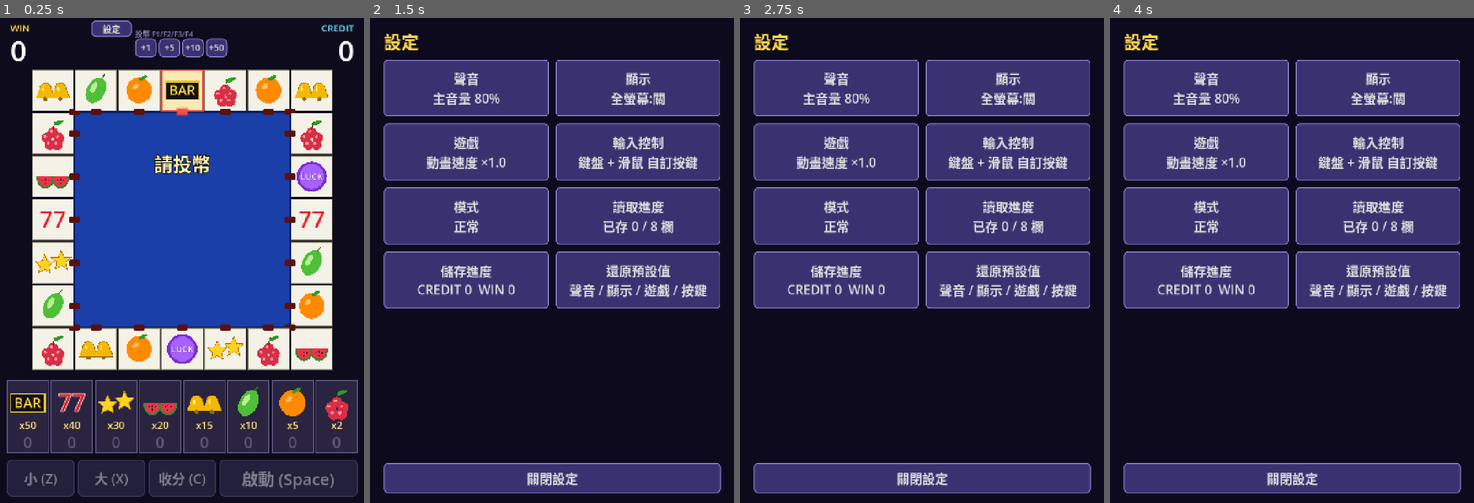
Above: before the commit, frames 1-4 (left to right).
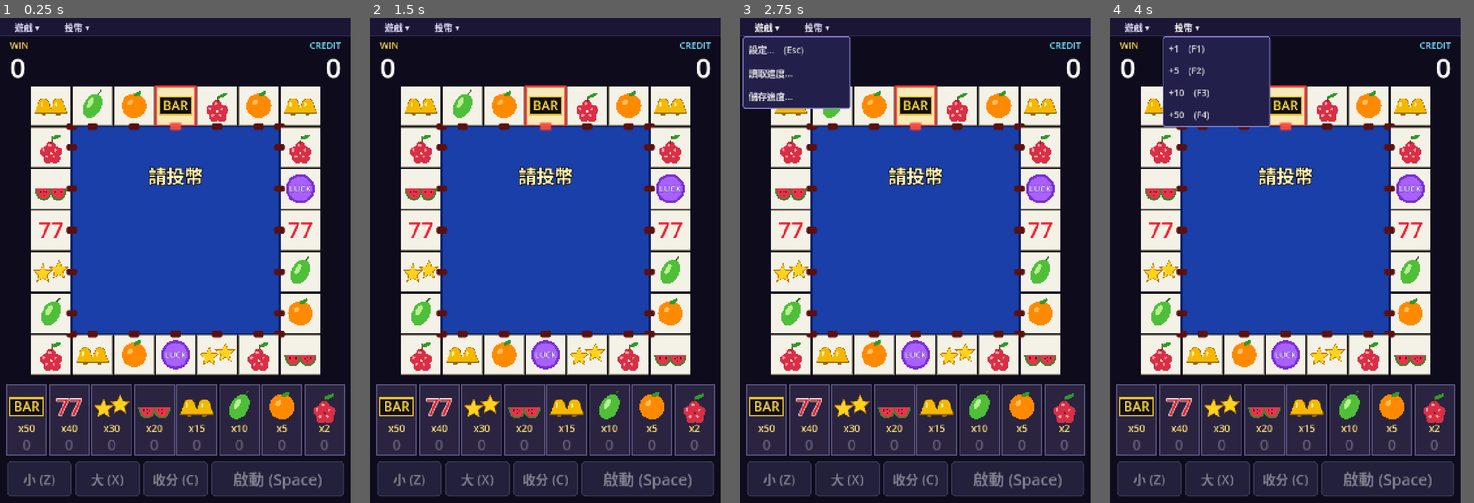
Above: after the commit, the same moments.

Repository: frank88888/leopard
Game: Godot game, scene res://scenes/main.tscn
The game is run twice, just before and just after one commit, with the same random seed, the same clock (stepped at 60 frames per second) and the same inputs.
Inputs (mouse positions are in pixels of both pictures, inside the frame that each line leads up to):
- Up to frame 1 (0.25 s): no input
- Up to frame 2 (1.5 s): click (482, 27) at 0.5 s, where only the run before the commit has a clickable "設定"; click (515, 47) at 1.25 s, where only the run before the commit has a clickable "+1"
- Up to frame 3 (2.75 s): click (769, 27) at 2 s, where only the run after the commit has a clickable "遊戲 ▾"
- Up to frame 4 (4 s): click (1277, 47) at 2.75 s, where only the run before the commit has a clickable "+5"; click (1190, 27) at 3.5 s, where only the run after the commit has a clickable "投幣 ▾"
In our replay, the window is 600x800 before the commit and 578x800 after it. These sizes can differ from the game's own. Grey fills any space a smaller window leaves; there, only what the larger window draws over its background counts as a difference.

The runs differ from the first frame. In frame 1, 33% of the frame differs, in the area x 0-99%, y 0-99%; in frame 2, 77%; in frame 3, 79%, in the area x 0-97%, y 1-99%; in frame 4, 79%.

Commit message:
Replace top-row buttons with an app-style menu bar
Add TopMenuBar (56px strip above the game area) with 遊戲 / 投幣 / Debug
dropdowns, replacing the settings, coin and Debug buttons. Menu items are
rebuilt on each open so key hints stay current. The Debug menu only shows
in DEBUG mode. SettingsMenu.open() can jump straight to the load/save page.

Viewport grows to 1080x1496 (window 540x748); screenshot script and docs
updated accordingly.

Co-Authored-By: Claude Opus 5.5 <noreply@anthropic.com>

Diff:
--- a/leopard/project.godot
+++ b/leopard/project.godot
@@ -8,9 +8,9 @@
 
 [display]
 window/size/viewport_width=1080
-window/size/viewport_height=1440
+window/size/viewport_height=1496
 window/size/window_width_override=540
-window/size/window_height_override=720
+window/size/window_height_override=748
 window/stretch/mode="canvas_items"
 window/stretch/aspect="keep"
 
--- a/leopard/scripts/ui/main.gd
+++ b/leopard/scripts/ui/main.gd
@@ -22,9 +22,8 @@
 var settings: SettingsMenu
 var debug_win: DebugWindow
 var prefs: UserPrefs
-var btn_settings: Button
-var btn_debug: Button
-var coin_caption: Label
+var menu_bar: TopMenuBar
+var debug_menu := -1
 var anim_rng := RandomNumberGenerator.new()
 
 var busy := false  ## 動畫進行中,鎖住操作
@@ -78,21 +77,6 @@
 	win_label = _number_label(Vector2(30, 36), 380, HORIZONTAL_ALIGNMENT_LEFT)
 	_caption("CREDIT", Vector2(700, 8), 28, Color("6fe0ff"), 350, HORIZONTAL_ALIGNMENT_RIGHT)
 	credit_label = _number_label(Vector2(700, 36), 350, HORIZONTAL_ALIGNMENT_RIGHT)
-	var coin_vals := [1, 5, 10, 50]
-	for k in 4:
-		var b := _button("+%d" % coin_vals[k], Rect2(400 + k * 70, 60, 64, 56), 26)
-		var v: int = coin_vals[k]
-		b.pressed.connect(func(): _insert_coin(v))
-		b.focus_mode = Control.FOCUS_NONE
-	coin_caption = _caption("投幣", Vector2(400, 30), 22, Color("8880b0"), 280)
-	btn_settings = _button("設定", Rect2(270, 6, 120, 50), 26)
-	btn_settings.focus_mode = Control.FOCUS_NONE
-	btn_settings.pressed.connect(func(): settings.open())
-	btn_debug = _button("Debug", Rect2(150, 6, 110, 50), 24)
-	btn_debug.focus_mode = Control.FOCUS_NONE
-	btn_debug.visible = false
-	btn_debug.pressed.connect(func(): debug_win.visible = not debug_win.visible)
-
 	# 跑燈環
 	ring_view = RingView.new()
 	ring_view.position = Vector2(92, 150)
@@ -139,6 +123,12 @@
 	btn_collect.pressed.connect(_on_collect)
 	btn_start.pressed.connect(_on_start)
 
+	# 選單列佔最上方一條,其餘畫面整體下移
+	for c in get_children():
+		if c != bg and c is Control:
+			c.position.y += TopMenuBar.H
+	_build_menu_bar()
+
 	settings = SettingsMenu.new()
 	settings.visible = false
 	settings.setup(self)
@@ -151,6 +141,30 @@
 	backoffice.visible = false
 	backoffice.setup(self)
 	add_child(backoffice)
+
+
+func _build_menu_bar() -> void:
+	menu_bar = TopMenuBar.new()
+	menu_bar.setup(1080.0, 1440.0 + TopMenuBar.H)
+	add_child(menu_bar)
+	menu_bar.add_menu("遊戲", func() -> Array: return [
+		["設定…" + _hint_suffix("Esc"), func(): settings.open(), true],
+		["讀取進度…", func(): settings.open("load"), true],
+		["儲存進度…", func(): settings.open("save"), true],
+	])
+	menu_bar.add_menu("投幣", func() -> Array:
+		var items: Array = []
+		for v in [1, 5, 10, 50]:
+			items.append(["+%d%s" % [v, _hint_suffix(prefs.bindings.hint("coin_%d" % v))], _insert_coin.bind(v), true])
+		return items)
+	debug_menu = menu_bar.add_menu("Debug", func() -> Array: return [
+		["關閉 Debug 視窗" if debug_win.visible else "開啟 Debug 視窗", func(): debug_win.visible = not debug_win.visible, true],
+	])
+	menu_bar.set_menu_visible(debug_menu, false)
+
+
+func _hint_suffix(h: String) -> String:
+	return "    (%s)" % h if h != "" and prefs.display["key_hints"] else ""
 
 
 func _caption(text: String, pos: Vector2, fsize: int, col: Color, w := 300.0, align := HORIZONTAL_ALIGNMENT_LEFT) -> Label:
@@ -262,11 +276,11 @@
 	update_debug()
 
 
-## DEBUG 模式才顯示 Debug 按鈕;按鈕開關獨立的調整視窗,離開 DEBUG 模式時視窗一併關閉。
+## DEBUG 模式才顯示 Debug 選單;離開 DEBUG 模式時調整視窗一併關閉。
 func update_debug() -> void:
 	var on: bool = prefs.game["mode"] == "debug"
-	if btn_debug != null:
-		btn_debug.visible = on
+	if menu_bar != null:
+		menu_bar.set_menu_visible(debug_menu, on)
 	if debug_win != null and not on:
 		debug_win.visible = false
 
@@ -290,14 +304,6 @@
 	btn_small.text = _labeled("小", "small")
 	btn_big.text = _labeled("大", "big")
 	btn_collect.text = _labeled("收分", "collect")
-	btn_settings.text = "設定"
-	var hints: Array[String] = []
-	if prefs.display["key_hints"]:
-		for id in ["coin_1", "coin_5", "coin_10", "coin_50"]:
-			var h := prefs.bindings.hint(id)
-			if h != "":
-				hints.append(h)
-	coin_caption.text = "投幣 " + "/".join(hints) if hints.size() > 0 else "投幣"
 	_refresh()
 
 
--- a/leopard/scripts/ui/settings_menu.gd
+++ b/leopard/scripts/ui/settings_menu.gd
@@ -54,11 +54,11 @@
 	box.add_child(_back)
 
 
-func open() -> void:
+func open(page := "root") -> void:
 	prefs = main.prefs
 	visible = true
 	main.update_debug()
-	_show("root")
+	_show(page)
 
 
 func close() -> void:
--- /dev/null
+++ b/leopard/scripts/ui/top_menu_bar.gd
@@ -0,0 +1,131 @@
+class_name TopMenuBar
+extends Control
+## 畫面最上方的選單列(像一般應用程式):點標題展開下拉選單,點選項執行,點別處關閉。
+## 選單內容由 add_menu 的 items 回呼在每次展開時產生,所以按鍵提示等文字永遠是最新的。
+
+const H := 56
+const BAR_BG := Color("1a1633")
+const TEXT := Color("e8e4ff")
+
+var _titles := HBoxContainer.new()
+var _menus: Array = []  ## {"btn": Button, "items": Callable}
+var _catcher: Control  ## 展開時蓋住下方畫面,點擊即關閉
+var _drop: PanelContainer
+var _drop_box: VBoxContainer
+var _open_idx := -1
+
+
+func setup(width: float, height: float) -> void:
+	position = Vector2.ZERO
+	size = Vector2(width, H)
+	mouse_filter = Control.MOUSE_FILTER_IGNORE
+	var bg := ColorRect.new()
+	bg.color = BAR_BG
+	bg.size = Vector2(width, H)
+	add_child(bg)
+	var line := ColorRect.new()
+	line.color = Color("3a3270")
+	line.position = Vector2(0, H - 2)
+	line.size = Vector2(width, 2)
+	add_child(line)
+	_titles.position = Vector2(8, 0)
+	_titles.size = Vector2(width - 16, H - 2)
+	_titles.add_theme_constant_override("separation", 4)
+	add_child(_titles)
+
+	_catcher = Control.new()
+	_catcher.position = Vector2(0, H)
+	_catcher.size = Vector2(width, height - H)
+	_catcher.mouse_filter = Control.MOUSE_FILTER_STOP
+	_catcher.visible = false
+	_catcher.gui_input.connect(func(e: InputEvent):
+		if e is InputEventMouseButton and e.pressed:
+			close_menu())
+	add_child(_catcher)
+	_drop = PanelContainer.new()
+	_drop.visible = false
+	var sb := StyleBoxFlat.new()
+	sb.bg_color = Color("22204a")
+	sb.border_color = Color("8880d0")
+	sb.set_border_width_all(3)
+	sb.set_corner_radius_all(8)
+	sb.set_content_margin_all(6)
+	_drop.add_theme_stylebox_override("panel", sb)
+	_drop_box = VBoxContainer.new()
+	_drop_box.add_theme_constant_override("separation", 4)
+	_drop.add_child(_drop_box)
+	add_child(_drop)
+
+
+## items:Callable,回傳 [[文字, Callable, 是否可按(預設 true)], ...]。回傳 index。
+func add_menu(title: String, items: Callable) -> int:
+	var b := Button.new()
+	b.text = "%s ▾" % title
+	b.flat = true
+	b.focus_mode = Control.FOCUS_NONE
+	b.custom_minimum_size = Vector2(150, H - 2)
+	b.add_theme_font_size_override("font_size", 28)
+	b.add_theme_color_override("font_color", TEXT)
+	b.add_theme_color_override("font_hover_color", Color.WHITE)
+	for st in ["hover", "pressed"]:
+		var h := StyleBoxFlat.new()
+		h.bg_color = Color("3a3270")
+		b.add_theme_stylebox_override(st, h)
+	var idx := _menus.size()
+	b.pressed.connect(func(): toggle_menu(idx))
+	_titles.add_child(b)
+	_menus.append({"btn": b, "items": items})
+	return idx
+
+
+func set_menu_visible(idx: int, on: bool) -> void:
+	_menus[idx]["btn"].visible = on
+	if not on and _open_idx == idx:
+		close_menu()
+
+
+func toggle_menu(idx: int) -> void:
+	if _open_idx == idx:
+		close_menu()
+		return
+	_open(idx)
+
+
+func close_menu() -> void:
+	_open_idx = -1
+	_catcher.visible = false
+	_drop.visible = false
+
+
+func is_open() -> bool:
+	return _open_idx >= 0
+
+
+func _open(idx: int) -> void:
+	for c in _drop_box.get_children():
+		_drop_box.remove_child(c)
+		c.queue_free()
+	var b: Button = _menus[idx]["btn"]
+	for it in _menus[idx]["items"].call():
+		var item := Button.new()
+		item.text = it[0]
+		item.alignment = HORIZONTAL_ALIGNMENT_LEFT
+		item.focus_mode = Control.FOCUS_NONE
+		item.custom_minimum_size = Vector2(320, 60)
+		item.add_theme_font_size_override("font_size", 28)
+		item.disabled = it.size() > 2 and not it[2]
+		for st in ["normal", "hover", "pressed", "disabled"]:
+			var s := StyleBoxFlat.new()
+			s.set_content_margin_all(12)
+			s.bg_color = Color("22204a") if st != "hover" and st != "pressed" else Color("4a4290")
+			item.add_theme_stylebox_override(st, s)
+		var cb: Callable = it[1]
+		item.pressed.connect(func():
+			close_menu()
+			cb.call())
+		_drop_box.add_child(item)
+	_open_idx = idx
+	_catcher.visible = true
+	_drop.visible = true
+	_drop.reset_size()
+	_drop.position = Vector2(b.global_position.x, H)
--- a/leopard/tools/screenshot.gd
+++ b/leopard/tools/screenshot.gd
@@ -48,10 +48,18 @@
 	st.close()
 	await _frames(3)
 	_shot(out + "/10_debug.png")
-	scene.btn_debug.pressed.emit()  # 獨立視窗開關煙霧測試(視窗不在主畫面截圖內)
+	scene.menu_bar.toggle_menu(scene.debug_menu)
+	await _frames(3)
+	_shot(out + "/11_menu_debug.png")
+	scene.menu_bar.close_menu()
+	scene.debug_win.visible = true  # 獨立視窗開關煙霧測試(視窗不在主畫面截圖內)
 	await _frames(5)
 	print("debug window visible: ", scene.debug_win.visible)
-	scene.btn_debug.pressed.emit()
+	scene.debug_win.visible = false
+	scene.menu_bar.toggle_menu(1)
+	await _frames(3)
+	_shot(out + "/12_menu_coin.png")
+	scene.menu_bar.close_menu()
 	await _frames(2)
 	scene.prefs.game["mode"] = "normal"
 	scene.update_debug()
Not shown, added: leopard/scripts/ui/top_menu_bar.gd.uid
Not shown, changed: leopard/CLAUDE.md
Not shown, changed: leopard/docs/SPEC.md
